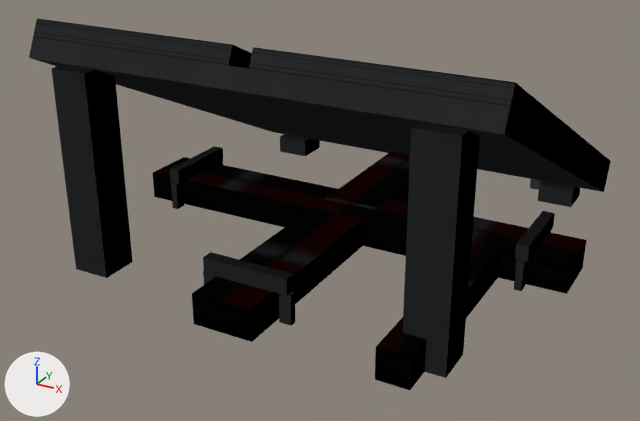
Two versions of the OBJ model src/main/resources/assets/electricity/models/pv_tilt/pv_tilt.obj, one commit apart.
The view is the same before and after, from a 50 mm camera at (0.808, -1.608, 0.833) aimed at (-0.029, -0.087, 0.073). Every picture has the same lights, and +X, +Y and +Z are marked at lower left. The first picture is the older version. Where no turn or scale is listed for an object, it has been applied to the vertices.

Objects in the first picture: 'frame', 'harness.002', 'harness.003', 'harness.004', 'harness_east', 'harness_east.001', 'harness_east.002', 'harness_hub.001', 'harness_north', 'harness_north.001', 'harness_south', 'harness_south.001', 'harness_south.002', 'harness_west', 'harness_west.001', 'harness_west.002', 'legs', 'modules'.
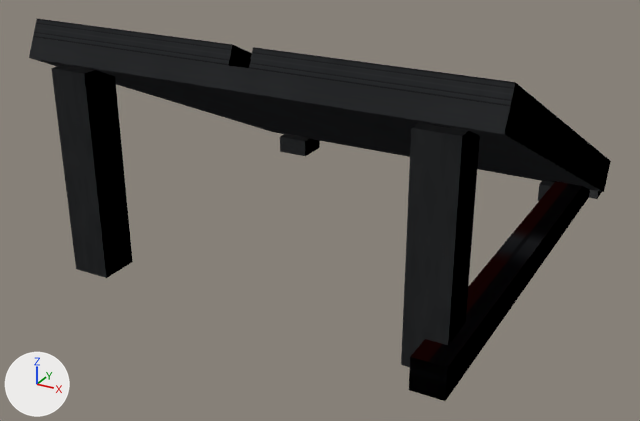
The change, as a diff of the scene's bpy script:
```diff
--- a/src/main/resources/assets/electricity/models/pv_tilt/pv_tilt.obj.py
+++ b/src/main/resources/assets/electricity/models/pv_tilt/pv_tilt.obj.py
@@ me_harness @@
-me_harness.from_pydata(...)  # 16 vertices, 14 faces; spans x 0.308..0.352, y 0.497..0.533, z 0.003..0.047
-me_harness.materials.append(mat_steel)  # picture img_pv_steel_png
+me_harness.from_pydata(...)  # 8 vertices, 5 faces; spans x 0.36..0.4225, y -0.5..0.44, z 0.0..0.0625
+# me_harness part 1: the whole mesh is rebuilt
+me_harness.materials.append(mat_dc_jacket)  # picture img_dc_jacket_png
@@ me_harness_001 @@
-me_harness_001.from_pydata(...)  # 4 vertices, 1 face; spans x 0.28..0.3825, y 0.43..0.5, z 0.05
-me_harness_001.vertices[0].co = (0.28, 0.5, 0.05)
-me_harness_001.vertices[1].co = (0.3825, 0.5, 0.05)
-me_harness_001.vertices[2].co = (0.3825, 0.43, 0.05)
-me_harness_001.vertices[3].co = (0.28, 0.43, 0.05)
-me_harness_001.materials.append(mat_cabinet_top)  # picture img_pv_cabinet_top_png
+me_harness_001.from_pydata(...)  # 4 vertices, 1 face; spans x 0.36..0.4225, y -0.5..0.44, z 0.0625
+# me_harness_001 part 2
+me_harness_001.vertices[0].co = (0.36, 0.44, 0.0625)
+me_harness_001.vertices[1].co = (0.4225, 0.44, 0.0625)
+me_harness_001.vertices[2].co = (0.4225, -0.5, 0.0625)  # pixel (447, 367)
+me_harness_001.vertices[3].co = (0.36, -0.5, 0.0625)  # pixel (410, 356)
+me_harness_001.materials.append(mat_dc_cable)  # picture img_dc_harness_png
@@ ob_harness_002 @@
-ob_harness_002 = bpy.data.objects.new('harness.002', me_harness_002)
@@ ob_harness_003 @@
-ob_harness_003 = bpy.data.objects.new('harness.003', me_harness_003)
@@ ob_harness_004 @@
-ob_harness_004 = bpy.data.objects.new('harness.004', me_harness_004)
@@ ob_harness_east @@
-ob_harness_east = bpy.data.objects.new('harness_east', me_harness_east)
@@ ob_harness_east_001 @@
-ob_harness_east_001 = bpy.data.objects.new('harness_east.001', me_harness_east_001)
@@ ob_harness_east_002 @@
-ob_harness_east_002 = bpy.data.objects.new('harness_east.002', me_harness_east_002)
@@ ob_harness_hub_001 @@
-ob_harness_hub_001 = bpy.data.objects.new('harness_hub.001', me_harness_hub_001)
@@ ob_harness_north @@
-ob_harness_north = bpy.data.objects.new('harness_north', me_harness_north)
@@ ob_harness_north_001 @@
-ob_harness_north_001 = bpy.data.objects.new('harness_north.001', me_harness_north_001)
@@ ob_harness_south @@
-ob_harness_south = bpy.data.objects.new('harness_south', me_harness_south)
@@ ob_harness_south_001 @@
-ob_harness_south_001 = bpy.data.objects.new('harness_south.001', me_harness_south_001)
@@ ob_harness_south_002 @@
-ob_harness_south_002 = bpy.data.objects.new('harness_south.002', me_harness_south_002)
@@ ob_harness_west @@
-ob_harness_west = bpy.data.objects.new('harness_west', me_harness_west)
@@ ob_harness_west_001 @@
-ob_harness_west_001 = bpy.data.objects.new('harness_west.001', me_harness_west_001)
@@ ob_harness_west_002 @@
-ob_harness_west_002 = bpy.data.objects.new('harness_west.002', me_harness_west_002)
@@ ob_harness_input @@
+ob_harness_input = bpy.data.objects.new('harness_input', me_harness_input)  # 8 vertices, 5 faces; spans x 0.34..0.4425, y 0.44..0.5, z 0.0..0.05; in mat_cabinet (picture img_pv_cabinet_png)
+ob_harness_input.location = (0.0, 0.0, 0.0)
```

What differs and where, as boxes [x1, y1, x2, y2] in the pictures (640 x 421 px):
'harness.001', recoloured, reshaped (not visible before)
    after: [410, 181, 582, 368]
'harness_south.001', deleted
    before: [192, 208, 363, 311]
'harness', reshaped (not visible before)
    after: [409, 186, 590, 401]
'harness_south.002', deleted
    before: [192, 220, 363, 342]
'harness_west.002', deleted
    before: [153, 173, 311, 227]
'harness_east.002', deleted
    before: [363, 219, 586, 294]
'harness_west.001', deleted
    before: [153, 157, 338, 208]
'harness_east.001', deleted
    before: [364, 199, 586, 265]
'harness_south', deleted
    before: [203, 252, 295, 326]
'harness.004', deleted
    before: [375, 251, 500, 390]
'harness_north.001', deleted
    before: [339, 152, 410, 199]
'harness.003', deleted
    before: [376, 232, 510, 357]
'harness_east', deleted
    before: [514, 211, 555, 291]
'harness_hub.001', deleted
    before: [312, 189, 388, 219]
'harness_west', deleted
    before: [170, 146, 223, 209]
'harness_north', deleted (mostly hidden)
    before: [389, 183, 409, 203]
'harness.002', deleted (mostly hidden)
    before: [530, 179, 542, 190]
'harness_input', added (mostly hidden)
    after: [589, 190, 602, 199]
'modules', unchanged, covered by the edit
    before: [33, 19, 611, 175]
'modules.002', unchanged, uncovered by the edit
    after: [33, 19, 611, 175]
